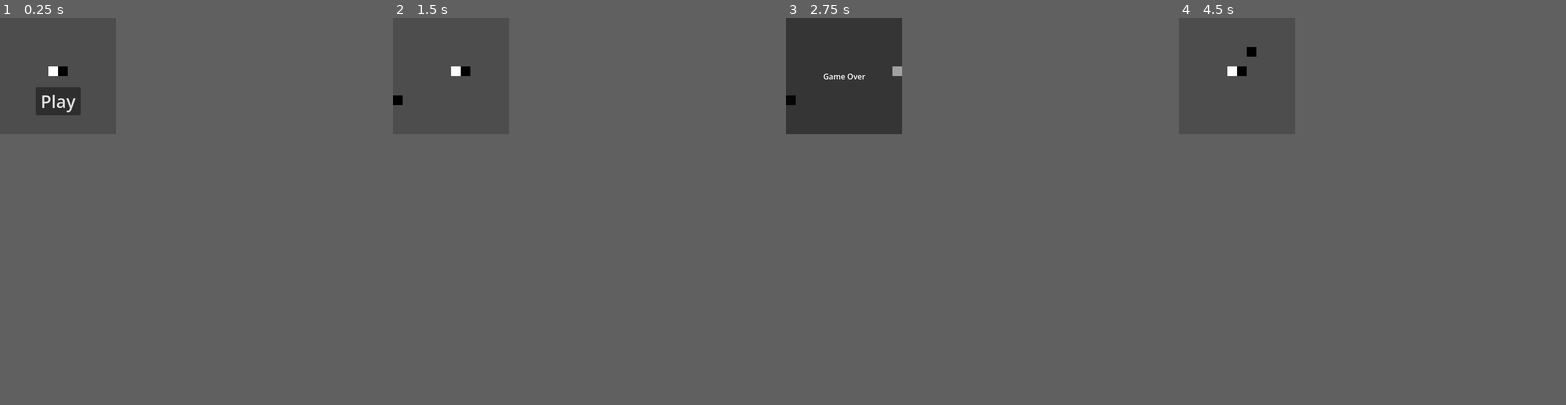
Above: before the commit, frames 1-4 (left to right).
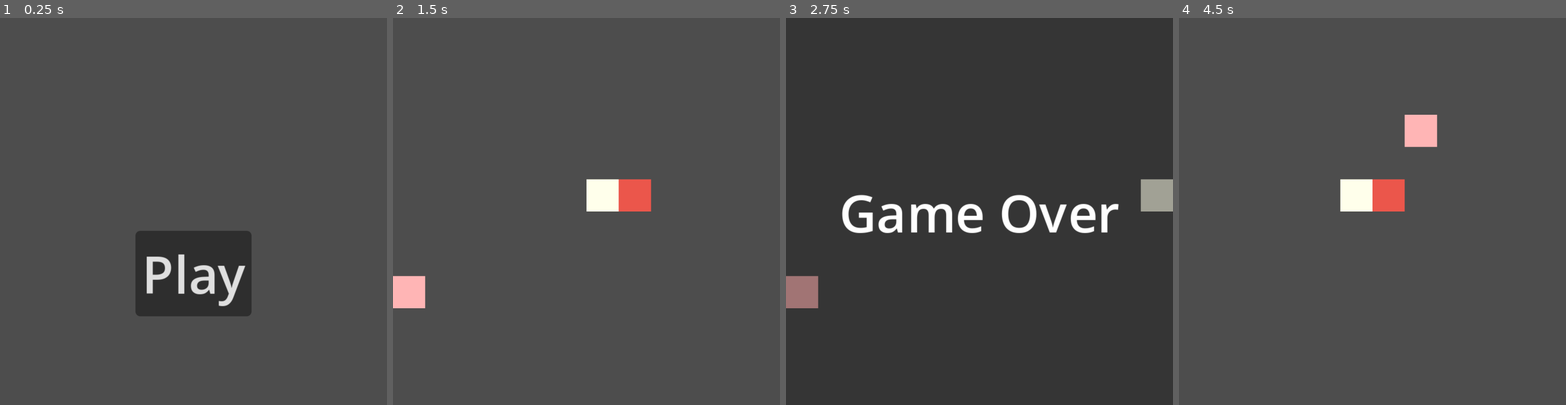
Above: after the commit, the same moments.

Repository: zml9167/snake
Game: Godot game, scene res://scene/main/main.tscn
Two runs of this game, one before a commit and one after it. Both use one fixed random seed, a clock stepped at 60 frames per second and the inputs below.
Inputs:
- Up to frame 1 (0.25 s): no input
- Up to frame 2 (1.5 s): click "Play" at 0.5 s; hold D (move_right) from 1.28 s (still down)
- Up to frame 3 (2.75 s): release D (move_right) at 2.03 s; hold S (move_down) from 2.03 s (still down)
- Up to frame 4 (4.5 s): release S (move_down) at 2.78 s; hold D (move_right) 2.78-3.53 s; hold W (move_up) 3.53-4.25 s; click "Play" at 4.25 s
In our replay, the window is 240x240 before the commit and 800x800 after it. These sizes can differ from the game's own. Grey fills any space a smaller window leaves; there, only what the larger window draws over its background counts as a difference.

The runs differ from the first frame. In frame 1, 7.4% of the frame differs, in the area x 9-65%, y 12-77%; in frame 2, 2.3%; in frame 3, 4.2%; in frame 4, 2.3%.

Commit message:
Update game project: remove scripts, modify scenes, add assets

Diff:
--- a/project.godot
+++ b/project.godot
@@ -23,8 +23,7 @@
 
 window/size/viewport_width=240
 window/size/viewport_height=240
-window/size/mode=2
-window/size/resizable=false
+window/stretch/mode="canvas_items"
 
 [input]
 
--- a/scene/food/food.gd
+++ /dev/null
@@ -1,8 +0,0 @@
-extends MeshInstance2D
-
-@export var color := Color()
-@export var size := 20
-
-func _ready() -> void:
-	modulate = color
-	mesh.size = Vector2(20, 20)
--- a/scene/food/food.tscn
+++ b/scene/food/food.tscn
@@ -1,11 +1,6 @@
 [gd_scene format=3 uid="uid://ca11d80nr768n"]
 
-[ext_resource type="Script" uid="uid://dqdovm7ms8a8b" path="res://scene/food/food.gd" id="1_t754j"]
+[ext_resource type="Texture2D" uid="uid://dj6nw05244wxx" path="res://assets/food.png" id="1_t754j"]
 
-[sub_resource type="QuadMesh" id="QuadMesh_4x0hx"]
-size = Vector2(20, 20)
-
-[node name="Food" type="MeshInstance2D" unique_id=585523389]
-modulate = Color(0, 0, 0, 1)
-mesh = SubResource("QuadMesh_4x0hx")
-script = ExtResource("1_t754j")
+[node name="Food" type="Sprite2D" unique_id=1364070936]
+texture = ExtResource("1_t754j")
--- a/scene/hud/hud.gd
+++ b/scene/hud/hud.gd
@@ -4,20 +4,22 @@
 signal reset_game
 
 @onready var play_button = $Button
-@onready var game_end_ui = $ColorRect
-@onready var game_end_label = $ColorRect/Label
+@onready var game_end_background = $ColorRect
+@onready var game_end_label = $Label
 
 
 func _ready() -> void:
-	game_end_ui.hide()
+	game_end_background.hide()
 	play_button.show()
+	game_end_label.hide()
 
 
 func game_end_show_text(value: String):
 	game_end_label.text = value
-	game_end_ui.show()
+	game_end_label.show()
+	game_end_background.show()
 	var tween = create_tween()
-	tween.tween_property(game_end_ui, "color", Color(), 2)
+	tween.tween_property(game_end_background, "color", Color(), 2)
 	tween.tween_callback(reset_game.emit)
 
 
--- a/scene/hud/hud.tscn
+++ b/scene/hud/hud.tscn
@@ -1,26 +1,14 @@
-[gd_scene format=3 uid="uid://ok7xv2xv4a8a"]
+[gd_scene format=3 uid="uid://u07y624avyxn"]
 
-[ext_resource type="Script" uid="uid://5fco1t8073gu" path="res://scene/hud/hud.gd" id="1_37p78"]
+[ext_resource type="Script" uid="uid://cgjco6wqf1ty1" path="res://scene/hud/hud.gd" id="1_37p78"]
 
-[node name="HUD" type="CanvasLayer" unique_id=1121453610]
+[sub_resource type="LabelSettings" id="LabelSettings_1kan5"]
+font_size = 32
+
+[node name="Hud" type="CanvasLayer" unique_id=1506454524]
 script = ExtResource("1_37p78")
 
-[node name="Button" type="Button" parent="." unique_id=1947259917]
-anchors_preset = 7
-anchor_left = 0.5
-anchor_top = 1.0
-anchor_right = 0.5
-anchor_bottom = 1.0
-offset_left = -46.5
-offset_top = -97.0
-offset_right = 46.5
-offset_bottom = -39.0
-grow_horizontal = 2
-grow_vertical = 0
-theme_override_font_sizes/font_size = 36
-text = "Play"
-
-[node name="ColorRect" type="ColorRect" parent="." unique_id=385275890]
+[node name="ColorRect" type="ColorRect" parent="." unique_id=936951157]
 anchors_preset = 15
 anchor_right = 1.0
 anchor_bottom = 1.0
@@ -28,8 +16,7 @@
 grow_vertical = 2
 color = Color(0.101960786, 0.101960786, 0.101960786, 0)
 
-[node name="Label" type="Label" parent="ColorRect" unique_id=796874378]
-layout_mode = 1
+[node name="Label" type="Label" parent="." unique_id=1272045495]
 anchors_preset = 8
 anchor_left = 0.5
 anchor_top = 0.5
@@ -42,5 +29,23 @@
 grow_horizontal = 2
 grow_vertical = 2
 text = "Game Over"
+label_settings = SubResource("LabelSettings_1kan5")
+horizontal_alignment = 1
+vertical_alignment = 1
+
+[node name="Button" type="Button" parent="." unique_id=496609005]
+anchors_preset = 8
+anchor_left = 0.5
+anchor_top = 0.5
+anchor_right = 0.5
+anchor_bottom = 0.5
+offset_left = -20.5
+offset_top = 23.0
+offset_right = 20.5
+offset_bottom = 54.0
+grow_horizontal = 2
+grow_vertical = 2
+theme_override_font_sizes/font_size = 32
+text = "Play"
 
 [connection signal="pressed" from="Button" to="." method="_on_button_pressed"]
--- a/scene/main/main.gd
+++ b/scene/main/main.gd
@@ -3,7 +3,7 @@
 signal game_over
 signal game_win
 
-var snake_size := 20
+@export var snake_size := 20
 var snake_size_half = snake_size / 2.0
 var grid: Vector2i
 var max_len: int
@@ -16,9 +16,6 @@
 
 func _ready() -> void:
 	snake.size = snake_size
-	var init_direction = snake.SnakeDirection.RIGHT
-	var init_position = viewport_size / 2 + Vector2(snake_size_half, -snake_size_half)
-	snake.spawn(init_direction, init_position)
 	grid = viewport_size / snake_size
 	max_len = grid.x * grid.y
 
@@ -77,5 +74,8 @@
 
 
 func _on_hud_start_game() -> void:
+	var init_direction = snake.SnakeDirection.RIGHT
+	var init_position = viewport_size / 2 + Vector2(snake_size_half, -snake_size_half)
+	snake.spawn(init_direction, init_position)
 	spawn_food()
 	food.show()
--- a/scene/snake/body.gd
+++ /dev/null
@@ -1,10 +0,0 @@
-extends MeshInstance2D
-
-@export var color: Color
-@export var size: int
-
-
-func _ready() -> void:
-	modulate = color
-	mesh.size.x = size
-	mesh.size.y = size
--- a/scene/snake/body.tscn
+++ b/scene/snake/body.tscn
@@ -1,11 +1,6 @@
 [gd_scene format=3 uid="uid://df51nsvpfkege"]
 
-[ext_resource type="Script" uid="uid://bm5ho8w7ggj4y" path="res://scene/snake/body.gd" id="1_k4pu1"]
+[ext_resource type="Texture2D" uid="uid://6xtmrcjq23u4" path="res://assets/snake_body.png" id="1_k4pu1"]
 
-[sub_resource type="QuadMesh" id="QuadMesh_f13rh"]
-size = Vector2(20, 20)
-
-[node name="Body" type="MeshInstance2D" unique_id=1817545267]
-mesh = SubResource("QuadMesh_f13rh")
-script = ExtResource("1_k4pu1")
-color = Color(1, 1, 1, 1)
+[node name="Body" type="Sprite2D" unique_id=2126971690]
+texture = ExtResource("1_k4pu1")
--- a/scene/snake/header.tscn
+++ b/scene/snake/header.tscn
@@ -1,11 +1,7 @@
 [gd_scene format=3 uid="uid://dwdaht2dq7oy5"]
 
-[ext_resource type="Script" uid="uid://bm5ho8w7ggj4y" path="res://scene/snake/body.gd" id="1_fu3ku"]
+[ext_resource type="Texture2D" uid="uid://7j10a2y546qu" path="res://assets/snake_header.png" id="1_fu3ku"]
 
-[sub_resource type="QuadMesh" id="QuadMesh_s2mqb"]
-size = Vector2(20, 20)
-
-[node name="Header" type="MeshInstance2D" unique_id=1904325550]
+[node name="Header" type="Sprite2D" unique_id=325266188]
 z_index = 1
-mesh = SubResource("QuadMesh_s2mqb")
-script = ExtResource("1_fu3ku")
+texture = ExtResource("1_fu3ku")
--- a/scene/snake/snake.gd
+++ b/scene/snake/snake.gd
@@ -6,9 +6,9 @@
 enum SnakeDirection {UP, RIGHT, DOWN, LEFT}
 
 @export var init_length := 1
-@export var size := 20
 @export var speed := 100.0
 @export var self_collision := true
+@export var size := 20
 
 var positions := PackedVector2Array([])
 var nodes := []
@@ -43,7 +43,6 @@
 
 func spawn_body(pos: Vector2):
 	var body_instance = body.instantiate()
-	body_instance.size = size
 	body_instance.position = pos
 	add_child(body_instance)
 	nodes.append(body_instance)
@@ -53,7 +52,6 @@
 func spawn(init_direction: SnakeDirection, init_position: Vector2):
 	var header_instance = header.instantiate()
 	header_instance.position = init_position
-	header_instance.size = size
 	add_child(header_instance)
 	positions.append(init_position)
 	nodes.append(header_instance)
@@ -66,7 +64,7 @@
 	elif init_direction == SnakeDirection.RIGHT:
 		direction = Vector2.RIGHT
 	for i in range(init_length):
-		spawn_body(init_position - (i+1) * direction * size)
+		spawn_body(init_position - (i+1) * direction * 20)
 
 
 func stop():
--- a/scene/snake/snake.tscn
+++ b/scene/snake/snake.tscn
@@ -1,13 +1,9 @@
 [gd_scene format=3 uid="uid://mdpxpf316d0u"]
 
 [ext_resource type="Script" uid="uid://c1v1j88e1pvkl" path="res://scene/snake/snake.gd" id="1_naqwu"]
-[ext_resource type="PackedScene" uid="uid://dwdaht2dq7oy5" path="res://scene/snake/header.tscn" id="2_eutb6"]
-[ext_resource type="PackedScene" uid="uid://df51nsvpfkege" path="res://scene/snake/body.tscn" id="3_6tv36"]
 
 [node name="Snake" type="Node" unique_id=846112595]
 script = ExtResource("1_naqwu")
-header = ExtResource("2_eutb6")
-body = ExtResource("3_6tv36")
 
 [node name="Timer" type="Timer" parent="." unique_id=762786264]
 wait_time = 0.5
Binary file added: assets/food.png
Not shown, added: assets/food.png.import
Binary file added: assets/snake_body.png
Not shown, added: assets/snake_body.png.import
Binary file added: assets/snake_header.png
Not shown, added: assets/snake_header.png.import
Not shown, removed: scene/food/food.gd.uid
Not shown, changed: scene/hud/hud.gd.uid
Not shown, removed: scene/snake/body.gd.uid
